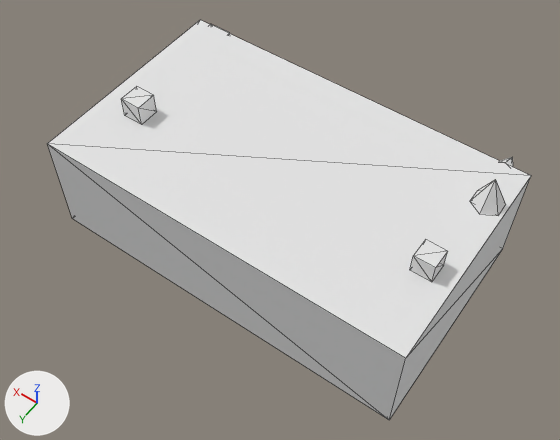
The glTF model public/Objects/object02_medium.glb, before and after one commit.
The view is the same before and after, from a 50 mm camera at (-2.45, 3.51, 5.17) aimed at (-0.07, 0.16, -0.08). Every picture has the same lights, and +X, +Y and +Z are marked at lower left. The older version comes first. Mesh edges are drawn as thin lines. Vertices at exactly the same position are counted once.

The first picture shows 'object02_medium'.
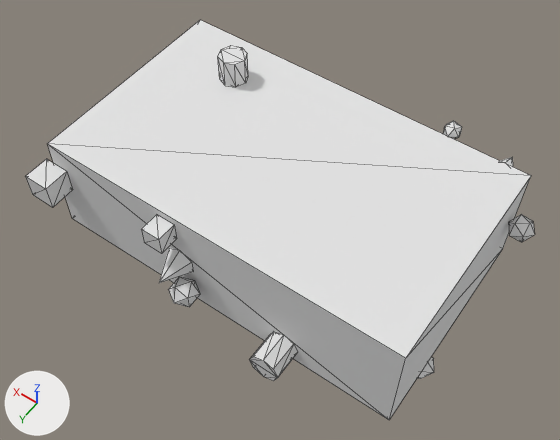
The change, as a list of edits to the scene's bpy script:
```text
Change me_cube_013:
    used by ob_object02_medium; location = (0.0, 0.0, 0.0)
    remove me_cube_013.from_pydata(...)  # 81 vertices, 126 faces; spans x -1.7..1.79, y -1.24..1.0, z -0.76..0.78
    add me_cube_013.from_pydata(...)  # 129 vertices, 206 faces; spans x -1.93..1.79, y -1.19..1.28, z -0.75..0.76
    me_cube_013 part 1: the loose piece of 8 vertices spanning x 1.54..1.79, y -1.24..-1.0, z 0.02..0.26 is turned -180 degrees about the x axis through its middle, then moved by (0.0, 2.24, 0.0)
    me_cube_013 part 2: a new loose piece, an 8-sided cylinder along z spanning x 0.81..1.07, y -0.67..-0.41, z 0.5..0.76, in mat_mat_object02_medium (white #e5e5e5)
    me_cube_013 part 3: the loose piece of 8 vertices spanning x 1.21..1.4, y 0.19..0.38, z 0.5..0.69 is turned 90 degrees about the x axis through its middle, then moved by (0.0, -1.38, -0.45)
    me_cube_013 part 4: a new loose piece, an icosphere of 20 faces spanning x 0.09..0.33, y 1.0..1.27, z -0.35..-0.12, in mat_mat_object02_medium (white #e5e5e5)
    me_cube_013 part 5: a new loose piece, an icosphere of 20 faces spanning x -1.03..-0.88, y -1.17..-1.0, z 0.42..0.57, in mat_mat_object02_medium (white #e5e5e5)
    me_cube_013 part 6: a new loose piece, an icosphere of 20 faces spanning x -1.93..-1.7, y -0.88..-0.68, z 0.02..0.23, in mat_mat_object02_medium (white #e5e5e5)
    me_cube_013 part 7: the loose piece of 7 vertices spanning x -0.55..-0.34, y -1.24..-1.0, z -0.41..-0.17 is turned -180 degrees about the x axis through its middle and scaled by 1.13, then moved by (0.77, 2.26, 0.26)
    me_cube_013 part 8: a new loose piece, a 6-sided cone pointing to -z spanning x -1.79..-1.53, y 0.33..0.55, z -0.75..-0.5, in mat_mat_object02_medium (white #e5e5e5)
    me_cube_013 part 9: a new loose piece, an 8-sided cylinder along y spanning x -0.84..-0.56, y 1.0..1.27, z -0.48..-0.2, in mat_mat_object02_medium (white #e5e5e5)
    me_cube_013 part 10: the loose piece of 8 vertices spanning x -1.55..-1.37, y 0.18..0.36, z 0.5..0.68 is turned -90 degrees about the x axis through its middle and scaled by 0.993, then moved by (1.88, 0.82, -0.25)
    me_cube_013 part 11: the loose piece of 7 vertices spanning x -1.66..-1.42, y -0.68..-0.41, z 0.5..0.78 is deleted
    other edits to the shape of me_cube_013 do not show in these pictures
```

What differs and where, as boxes (x1, y1, x2, y2) in the pictures (560 x 440 px; the box of a moved part takes in the faces that stretch with it):
'object02_medium', reshaped: before (47, 20, 531, 420); after (26, 20, 535, 420)
part 1 of me_cube_013, moved or reshaped (mostly hidden before): before (210, 24, 230, 34); after (26, 159, 73, 207)
part 2 of me_cube_013, added: after (218, 45, 248, 87)
part 3 of me_cube_013, moved or reshaped (not visible afterwards): before (121, 86, 156, 125)
part 4 of me_cube_013, added: after (169, 277, 200, 307)
part 5 of me_cube_013, added: after (443, 121, 462, 139)
part 6 of me_cube_013, added: after (508, 214, 535, 242)
part 7 of me_cube_013, moved or reshaped (not visible before): after (159, 248, 193, 283)
part 8 of me_cube_013, added: after (417, 357, 434, 379)
part 9 of me_cube_013, added: after (250, 331, 298, 381)
part 10 of me_cube_013, moved or reshaped: before (410, 239, 448, 282); after (141, 214, 177, 253)
part 11 of me_cube_013, deleted: before (470, 179, 506, 215)
